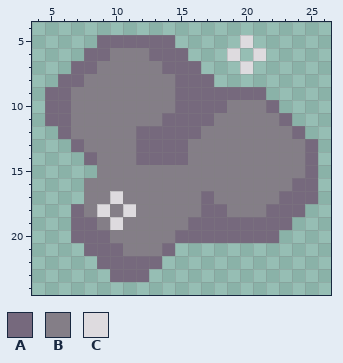
Two versions of one pixel-art sprite, evergrove/dwarf/dust/dust3.png. Above, as it was before the edit.
The file is 30x30 pixels. Shown: x 4..26, y 4..24.
Palette (. is transparent): A #76697d  B #847e87  C #dedbdf
After the commit:
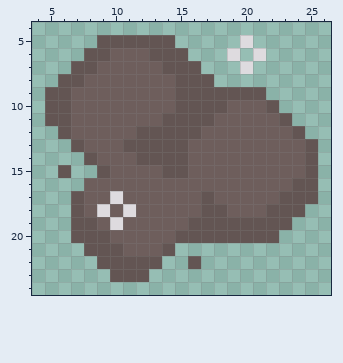
Message: Add geode and dust for spawn
The exact change:
{"colour":"A","old":"#76697d","new":"#635553"}
{"colour":"B","old":"#847e87","new":"#6e5e5c"}
{"y":13,"x":11,"old":"B","new":"A"}
{"y":15,"x":6,"old":".","new":"A"}
{"y":15,"x":9,"old":"B","new":"A"}
{"y":15,"x":14,"old":"BB","new":"AA"}
{"y":17,"x":7,"old":".","new":"A"}
{"y":22,"x":16,"old":".","new":"A"}
